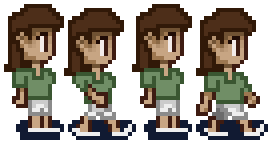
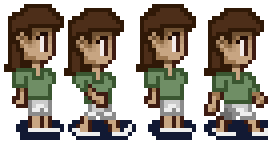
Before/after of a 272 × 144 layered artwork. What changed in the layer stack:
painted on "Layer 1" over [132, 4, 268, 140]
removed layer "Employee" over [132, 4, 268, 140]
